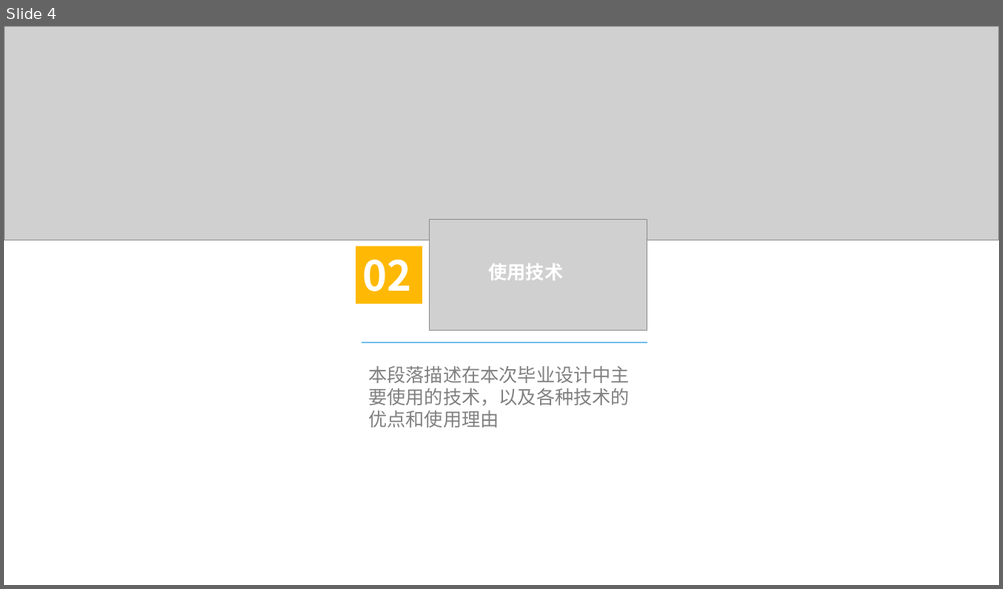
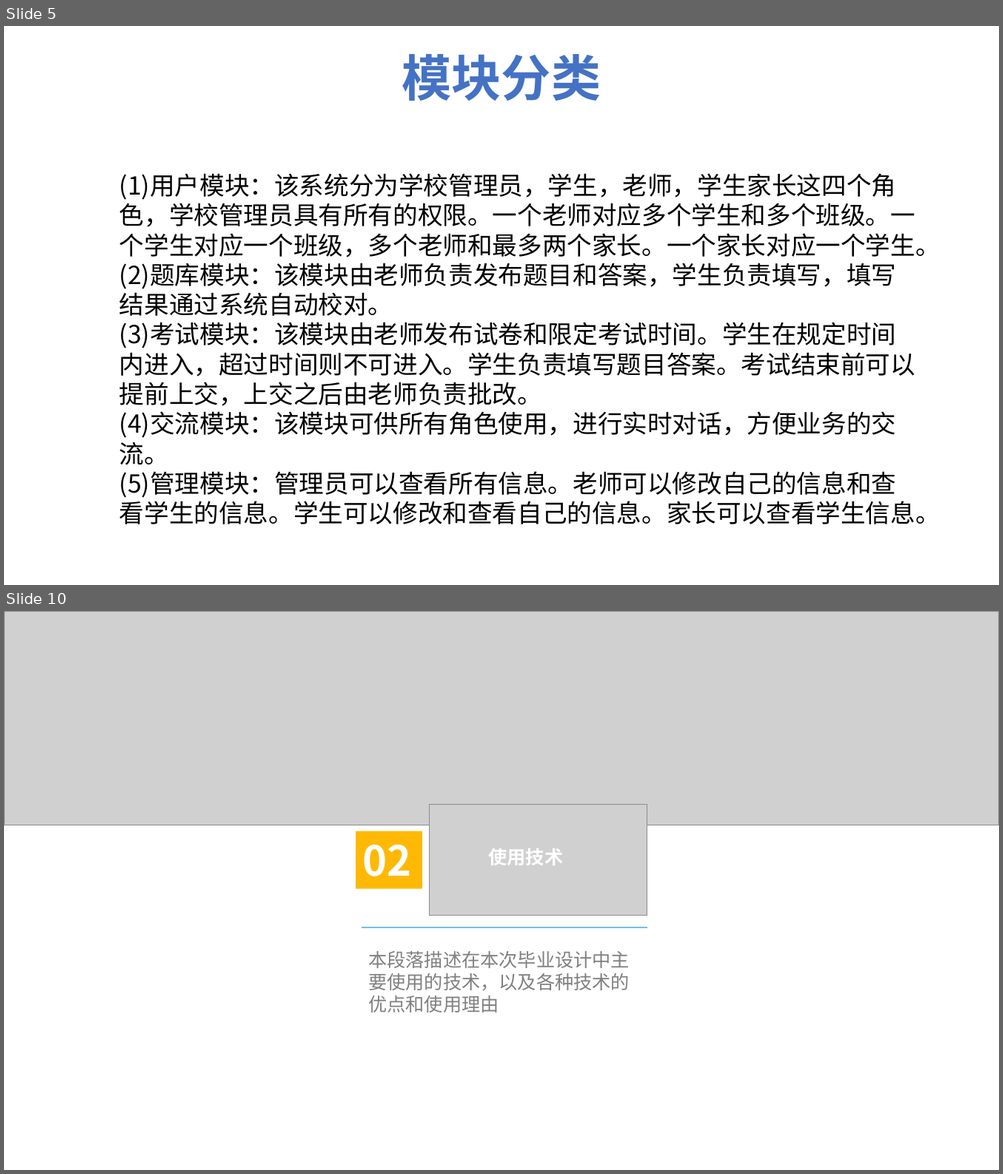
Before and after one commit to HolyShiftt/teach, a slide deck: document/中期答辩.pptx. Shown one above the other, each under a label of ours: slide 4 before the commit, slides 5 and 10 after it; the slides between them are not shown. The pictures are 1003x589 and 1003x1174 pixels, drawn with LibreOffice and Linux fonts; fonts in the diff are those of the drawing; grey boxes stand for pictures; background and template pictures are left out. Boxes give left, top, right and bottom in pixels: in the first picture for what was removed or moved away, otherwise in the second. Text is boxed around its words. In the diff, an @@ line names an element or a change of style, - is before the commit and + after.

```diff
--- a/document/中期答辩.pptx
+++ b/document/中期答辩.pptx
@@ slide 5 added at bbox=[4, 26, 999, 585], background picture (left out) @@
@@ text added at bbox=[401, 54, 600, 101], 48 pt, text #4472C4, bold @@
+模块分类
@@ text added at bbox=[119, 173, 940, 525], 24 pt, text #000000 @@
+  (1)用户模块：该系统分为学校管理员，学生，老师，学生家长这四个角色，学校管理员具有所有的权限。一个老师对应多个学生和多个班级。一个学生对应一个班级，多个老师和最多两个家长。一个家长对应一个学生。
+  (2)题库模块：该模块由老师负责发布题目和答案，学生负责填写，填写结果通过系统自动校对。
+  (3)考试模块：该模块由老师发布试卷和限定考试时间。学生在规定时间内进入，超过时间则不可进入。学生负责填写题目答案。考试结束前可以提前上交，上交之后由老师负责批改。
+  (4)交流模块：该模块可供所有角色使用，进行实时对话，方便业务的交流。
+  (5)管理模块：管理员可以查看所有信息。老师可以修改自己的信息和查看学生的信息。学生可以修改和查看自己的信息。家长可以查看学生信息。
@@ what was slide 4 is now slide 10 @@
```
Also in this commit, not shown: 7 slides changed, 5 other slides added, 17 slides removed, 3 other files.
